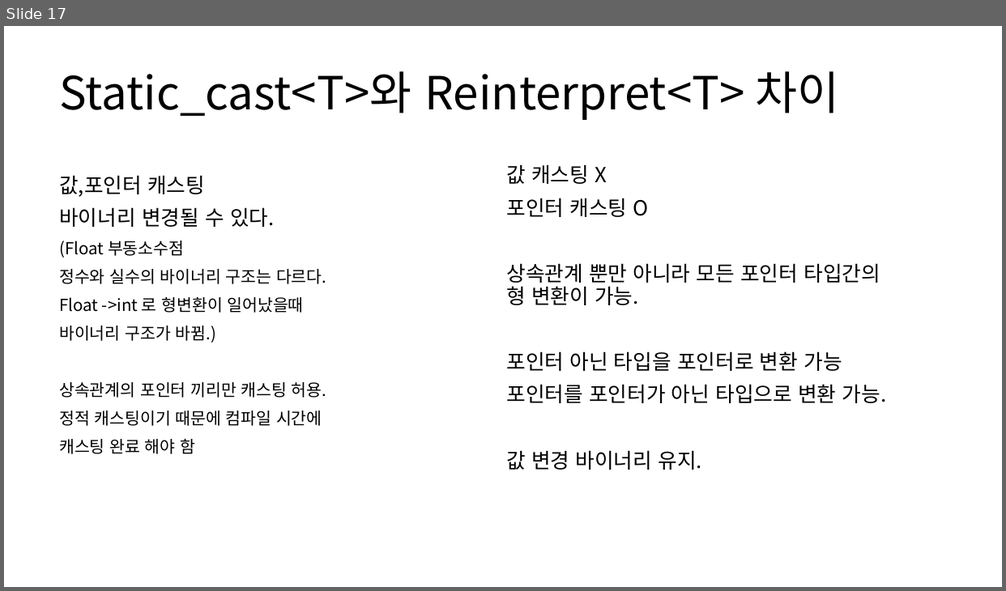
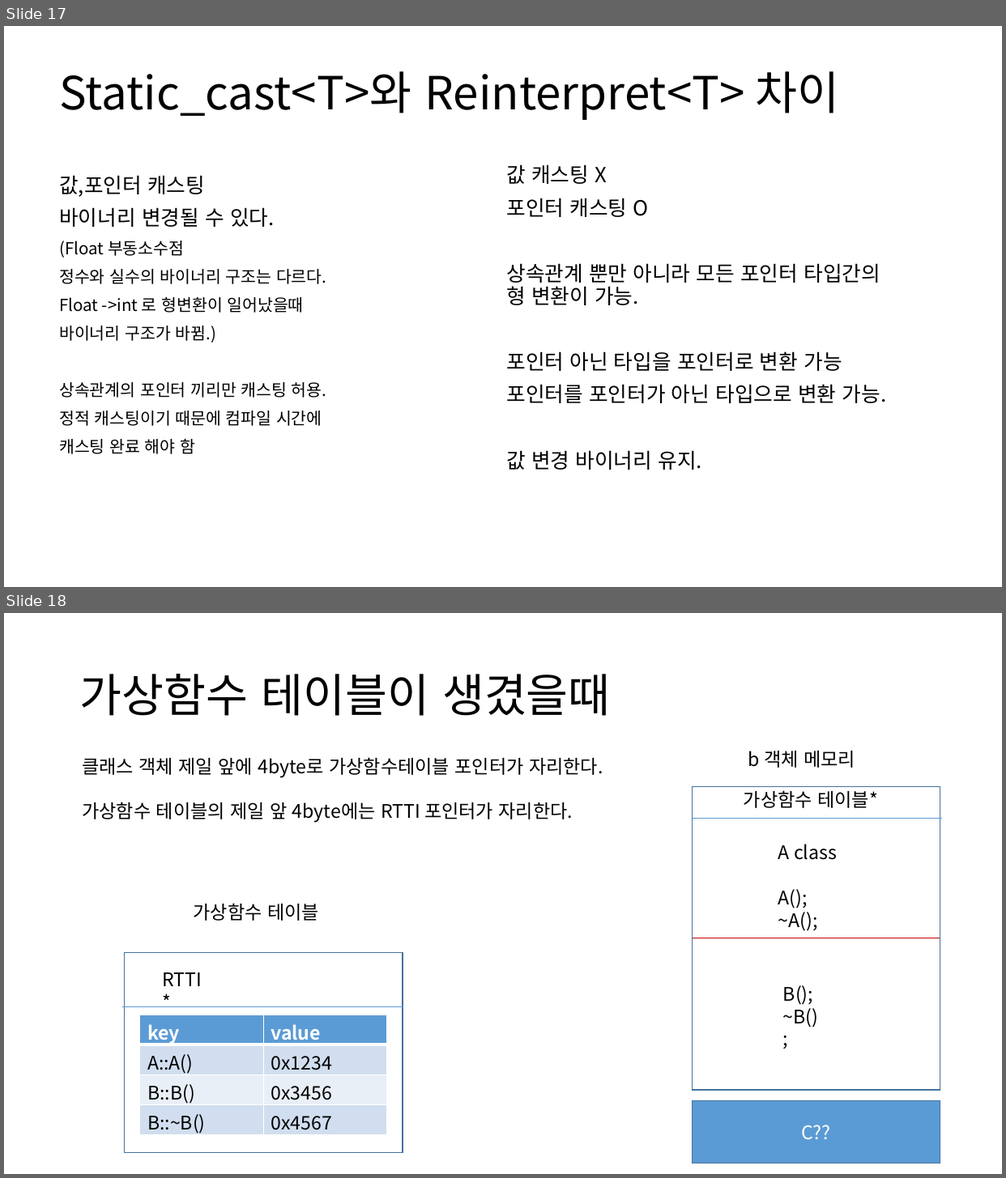
Before and after one commit to roka0105/Team.Yggdrasil_Server, a slide deck: 심화학기 발표자료/가상함수와 dynamic_cast.pptm. Shown one above the other, each under a label of ours: slide 17 before the commit, slides 17 and 18 after it. The pictures are 1006x591 and 1006x1178 pixels, drawn with LibreOffice and Linux fonts; fonts in the diff are those of the drawing. Boxes give left, top, right and bottom in pixels: in the first picture for what was removed or moved away, otherwise in the second. Text is boxed around its words. In the diff, an @@ line names an element or a change of style, - is before the commit and + after.

Commit message:
가상함수테이블과 cast 관련 ppt 발표 후 교수님 추가 설명들은것 추가.

```diff
--- a/심화학기 발표자료/가상함수와 dynamic_cast.pptm
+++ b/심화학기 발표자료/가상함수와 dynamic_cast.pptm
@@ slide 18 added at [4, 613, 1002, 1174], background #FFFFFF @@
@@ title added at [80, 674, 611, 716], 44 pt, text #000000 @@
+가상함수 테이블이 생겼을때
@@ text added at [82, 757, 603, 823], 18 pt, text #000000 @@
+클래스 객체 제일 앞에 4byte로 가상함수테이블 포인터가 자리한다.
+가상함수 테이블의 제일 앞 4byte에는 RTTI 포인터가 자리한다.
@@ text added at [748, 751, 855, 768], 18 pt, text #000000 @@
+b 객체 메모리
@@ rectangle added at [692, 786, 940, 1091], outline #43739E 1 pt @@
@@ text added at [744, 790, 878, 808], 18 pt, text #000000 @@
+가상함수 테이블*
@@ line added from (692, 819) to (942, 819), #5B9BD5 0.5 pt @@
@@ text added at [778, 844, 837, 931], 18 pt, text #000000 @@
+A class
+A();
+~A();
@@ text added at [194, 903, 319, 921], 18 pt, text #000000 @@
+가상함수 테이블
@@ line added from (692, 939) to (940, 939), #C00000 0.5 pt @@
@@ rectangle added at [125, 953, 403, 1152], outline #43739E 1 pt @@
@@ text added at [162, 973, 202, 986], 18 pt, text #000000 @@
+RTTI *
@@ text added at [783, 986, 819, 1028], 18 pt, text #000000 @@
+B();
+~B();
@@ line added from (122, 1007) to (404, 1007), #5B9BD5 0.5 pt @@
@@ table added at [140, 1015, 387, 1137], 4 rows, 2 columns @@
+key | value
+A::A() | 0x1234
+B::B() | 0x3456
+B::~B() | 0x4567
@@ rectangle added at [692, 1101, 940, 1164], fill #5B9BD5, outline #43739E 1 pt, 18 pt, text #FFFFFF @@
+C??
```
Also in this commit, not shown: 1 slide changed, 1 slide removed.
